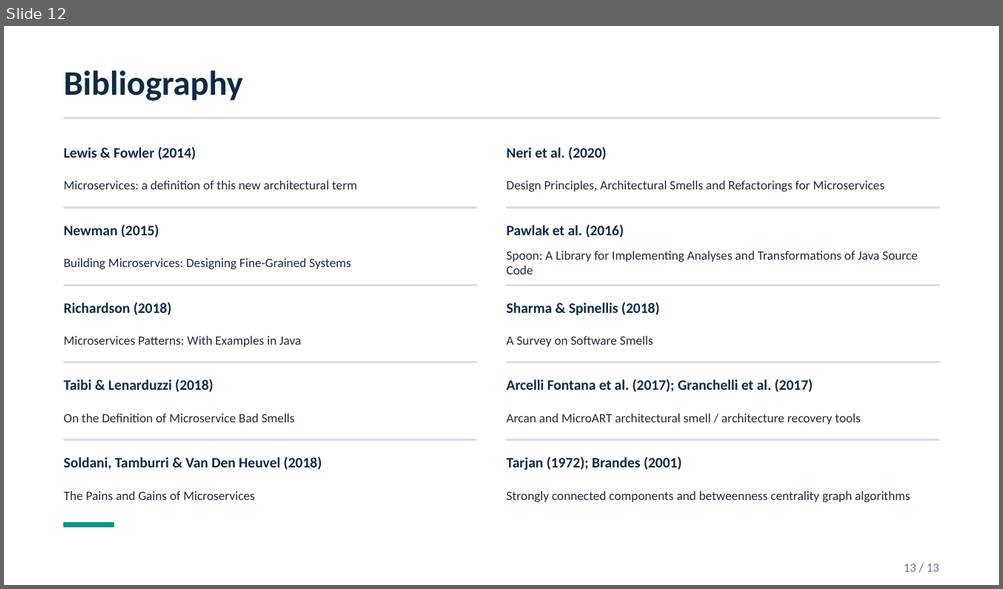
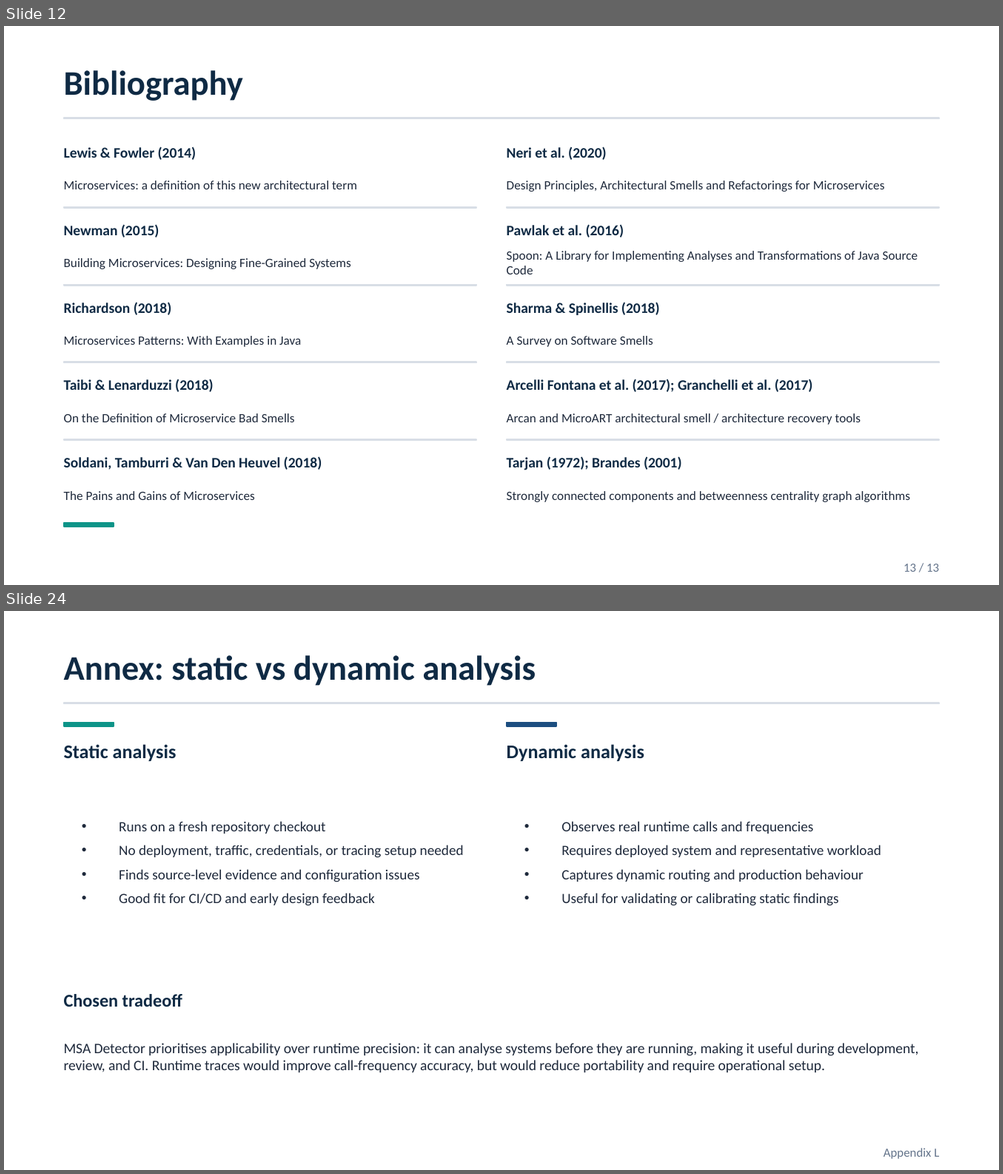
Before and after one commit to andrei45635/dissertation_backend, a slide deck: thesis/presentation/MSA_Detector_Defense_v2.pptx. Shown one above the other, each under a label of ours: slide 12 before the commit, slides 12 and 24 after it; the slides between them are not shown. The pictures are 1003x589 and 1003x1174 pixels, drawn with LibreOffice and Linux fonts; fonts in the diff are those of the drawing. Boxes give left, top, right and bottom in pixels: in the first picture for what was removed or moved away, otherwise in the second. Text is boxed around its words. In the diff, an @@ line names an element or a change of style, - is before the commit and + after.

```diff
--- a/thesis/presentation/MSA_Detector_Defense_v2.pptx
+++ b/thesis/presentation/MSA_Detector_Defense_v2.pptx
@@ slide 24 added at (x1=4, y1=611, x2=999, y2=1170), background #FFFFFF @@
@@ text added at (x1=64, y1=655, x2=535, y2=686), 25 pt, text #0F2A44, bold @@
+Annex: static vs dynamic analysis
@@ rectangle added at (x1=64, y1=703, x2=939, y2=703), fill #D8DEE6, outline #D8DEE6 1 pt @@
@@ rectangle added at (x1=64, y1=723, x2=114, y2=726), fill #0D9488, outline #0D9488 1 pt @@
@@ rectangle added at (x1=506, y1=723, x2=556, y2=726), fill #1C4E80, outline #1C4E80 1 pt @@
@@ text added at (x1=64, y1=744, x2=176, y2=761), 14 pt, text #0F2A44, bold @@
+Static analysis
@@ text added at (x1=506, y1=744, x2=644, y2=761), 14 pt, text #0F2A44, bold @@
+Dynamic analysis
@@ text added at (x1=119, y1=821, x2=464, y2=906), 10.3 pt, text #1E293B @@
+• Runs on a fresh repository checkout
+• No deployment, traffic, credentials, or tracing setup needed
+• Finds source-level evidence and configuration issues
+• Good fit for CI/CD and early design feedback
@@ text added at (x1=561, y1=821, x2=881, y2=906), 10.3 pt, text #1E293B @@
+• Observes real runtime calls and frequencies
+• Requires deployed system and representative workload
+• Captures dynamic routing and production behaviour
+• Useful for validating or calibrating static findings
@@ text added at (x1=64, y1=994, x2=182, y2=1007), 13 pt, text #0F2A44, bold @@
+Chosen tradeoff
@@ text added at (x1=64, y1=1043, x2=919, y2=1073), 10.5 pt, text #1E293B @@
+MSA Detector prioritises applicability over runtime precision: it can analyse systems before they are running, making it useful during development, review, and CI. Runtime traces would improve call-frequency accuracy, but would reduce portability and require operational setup.
@@ text added at (x1=883, y1=1148, x2=939, y2=1159), 9 pt, text #64748B @@
+Appendix L
```
Also in this commit, not shown: 7 slides changed, 5 other slides added, 1 slide removed, 2 other files.
